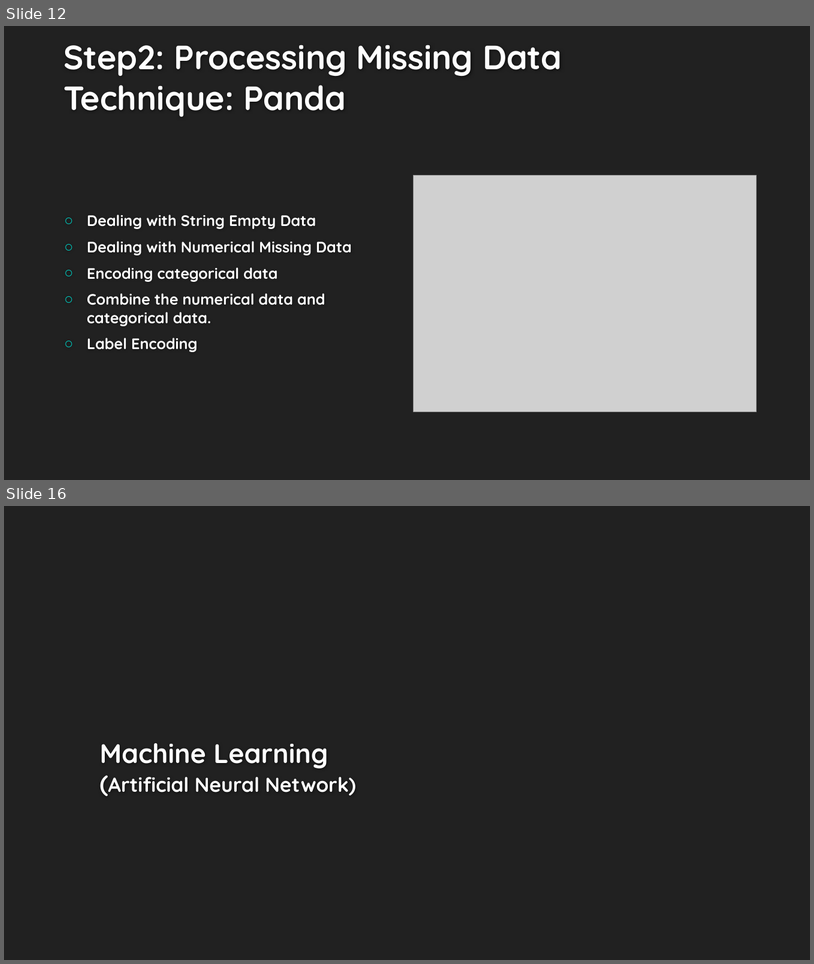
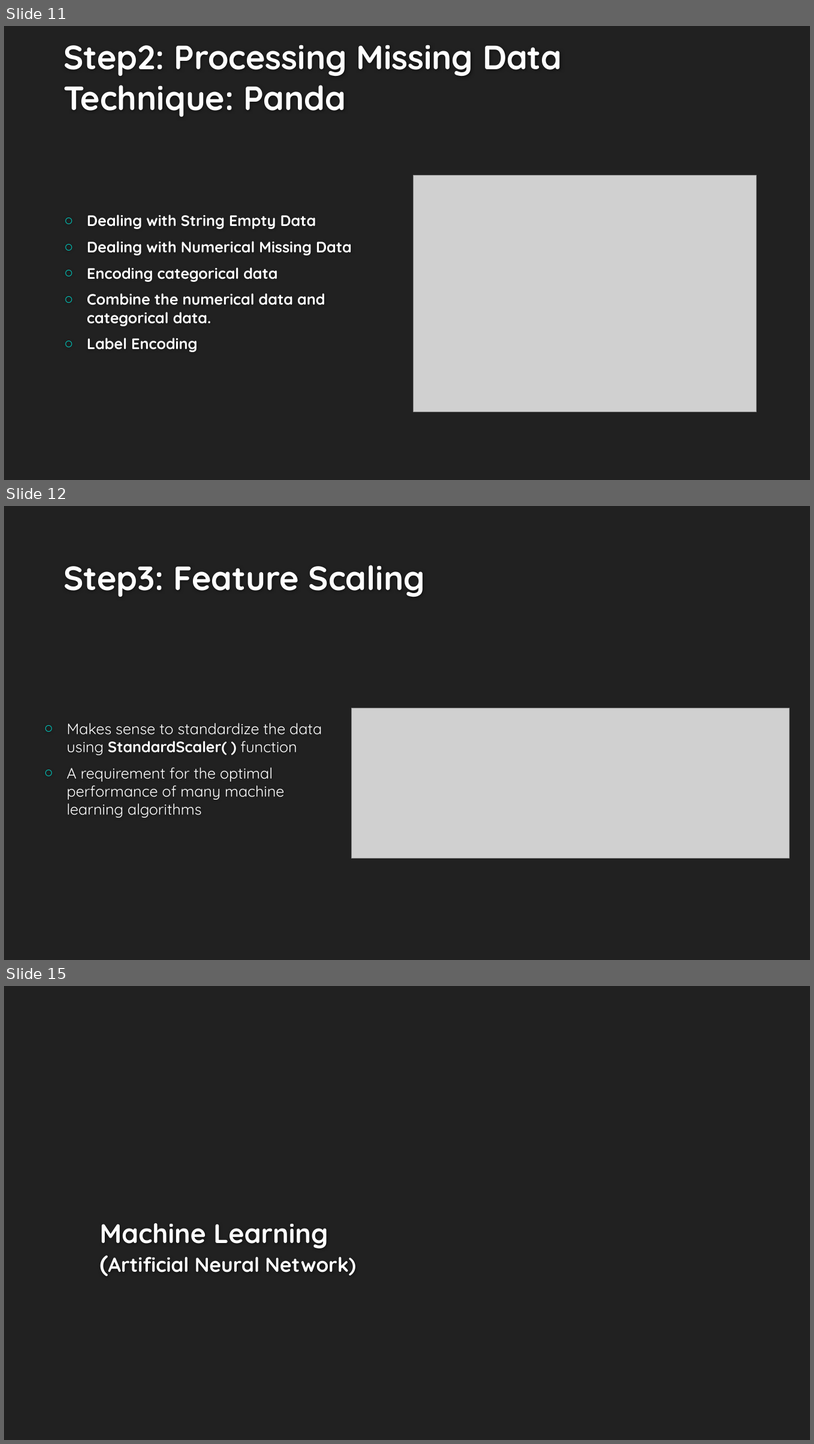
Before and after one commit to wadehuangwei/INFO7250-Final, a slide deck: 7250Final.pptx. Shown one above the other, each under a label of ours: slides 12 and 16 before the commit, slides 11, 12 and 15 after it; the slides between them are not shown. The pictures are 814x964 and 814x1444 pixels, drawn with LibreOffice and Linux fonts; fonts in the diff are those of the drawing; grey boxes stand for pictures; background and template pictures are left out. Boxes give left, top, right and bottom in pixels: in the first picture for what was removed or moved away, otherwise in the second. Text is boxed around its words. In the diff, an @@ line names an element or a change of style, - is before the commit and + after.

```diff
--- a/7250Final.pptx
+++ b/7250Final.pptx
@@ slide 12 added at [4,506,810,960], background #212121 @@
@@ title added at [63,565,425,597], 40 pt, text #FEFEFE, bold @@
+Step3: Feature Scaling
@@ picture added at [351,708,789,858] @@
@@ text added at [67,723,322,817], 18 pt, text #FFFFFF @@
+○ Makes sense to standardize the data using StandardScaler( ) function
+○ A requirement for the optimal performance of many machine learning algorithms
@@ what was slide 12 is now slide 11 @@
@@ what was slide 16 is now slide 15 @@
```
Also in this commit, not shown: 3 slides changed, 2 slides removed.
